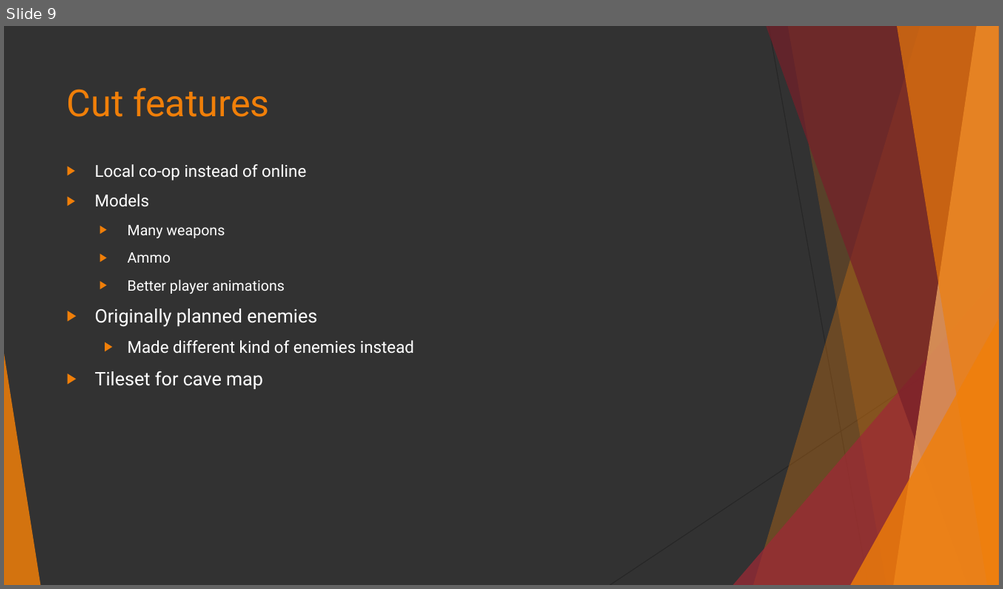
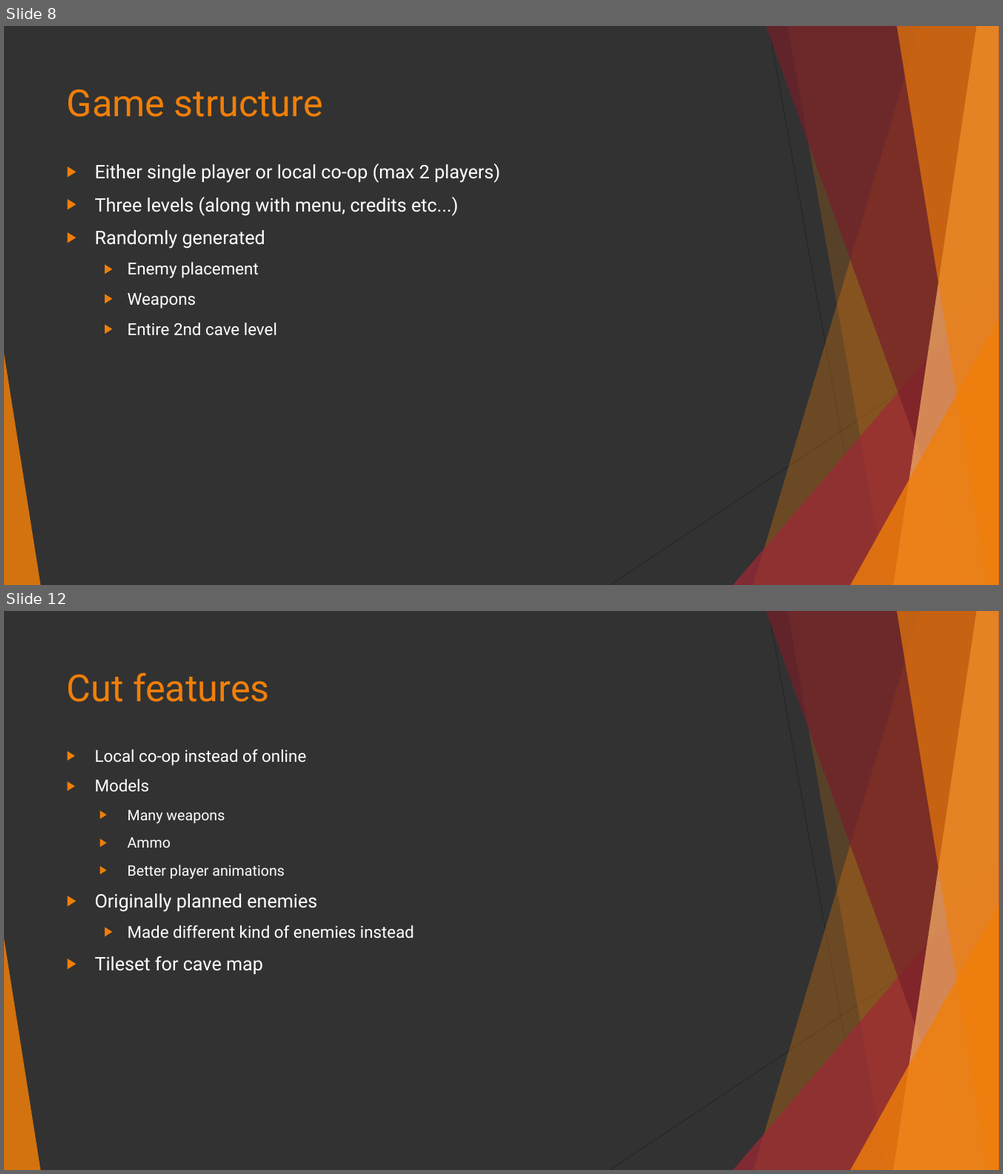
Before and after one commit to isurakka/game-programming-project, a slide deck: TopdownGame.pptx. Shown one above the other, each under a label of ours: slide 9 before the commit, slides 8 and 12 after it; the slides between them are not shown. The pictures are 1003x589 and 1003x1174 pixels, drawn with LibreOffice and Linux fonts; fonts in the diff are those of the drawing. Boxes give left, top, right and bottom in pixels: in the first picture for what was removed or moved away, otherwise in the second. Text is boxed around its words. In the diff, an @@ line names an element or a change of style, - is before the commit and + after.

```diff
--- a/TopdownGame.pptx
+++ b/TopdownGame.pptx
@@ slide 8 added at (x1=4, y1=26, x2=999, y2=585), background #323232; not listed: 10 template elements that a slide beside it also shows @@
@@ title added at (x1=67, y1=89, x2=323, y2=117), 36 pt, text #F07F09 @@
+Game structure
@@ text added at (x1=95, y1=164, x2=500, y2=335), 18 pt, text #FFFFFF @@
+▶ Either single player or local co-op (max 2 players)
+▶ Three levels (along with menu, credits etc...)
+▶ Randomly generated
+  ▶ Enemy placement
+  ▶ Weapons
+  ▶ Entire 2nd cave level
@@ what was slide 9 is now slide 12 @@
```
Also in this commit, not shown: 5 slides changed, 2 other slides added.
